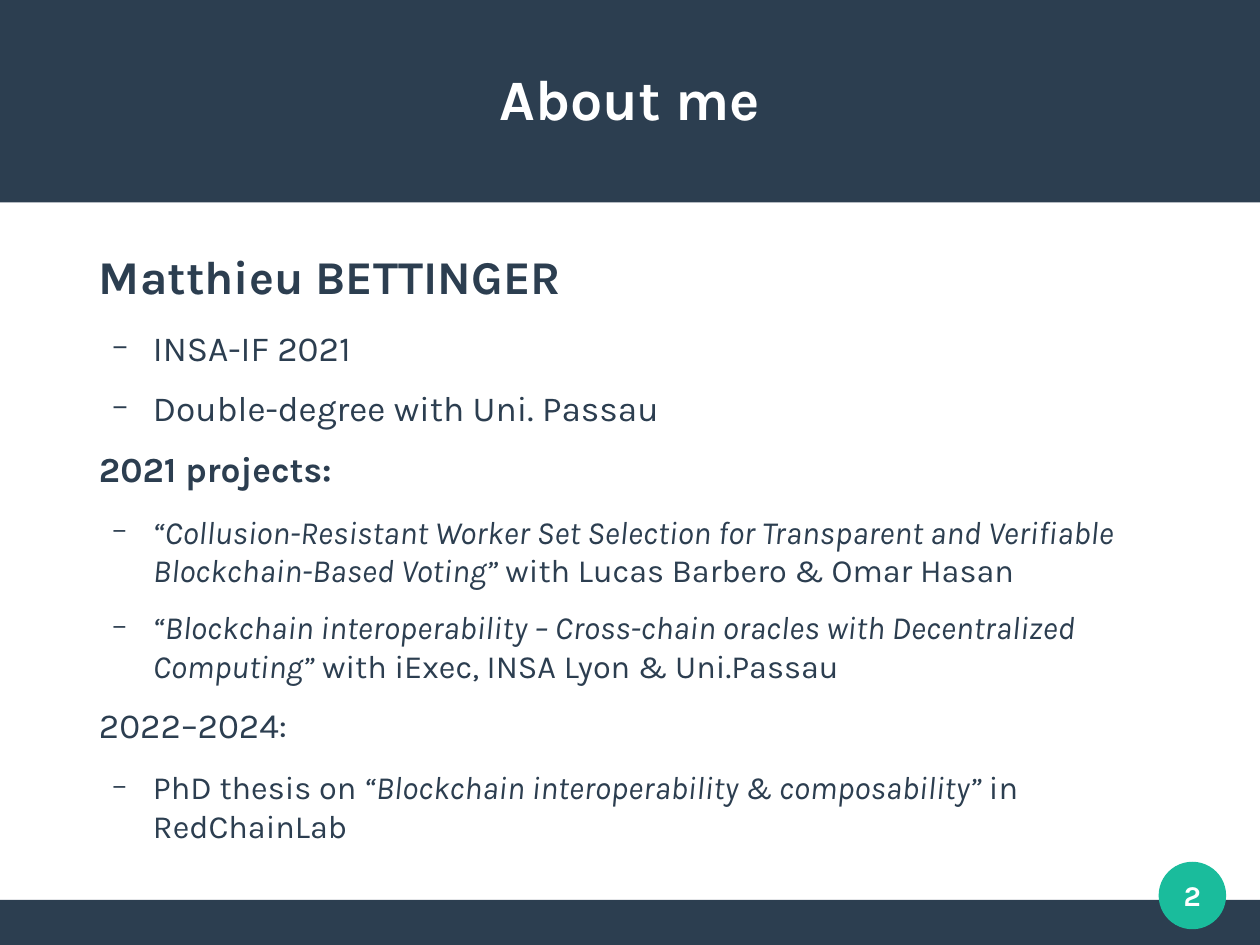
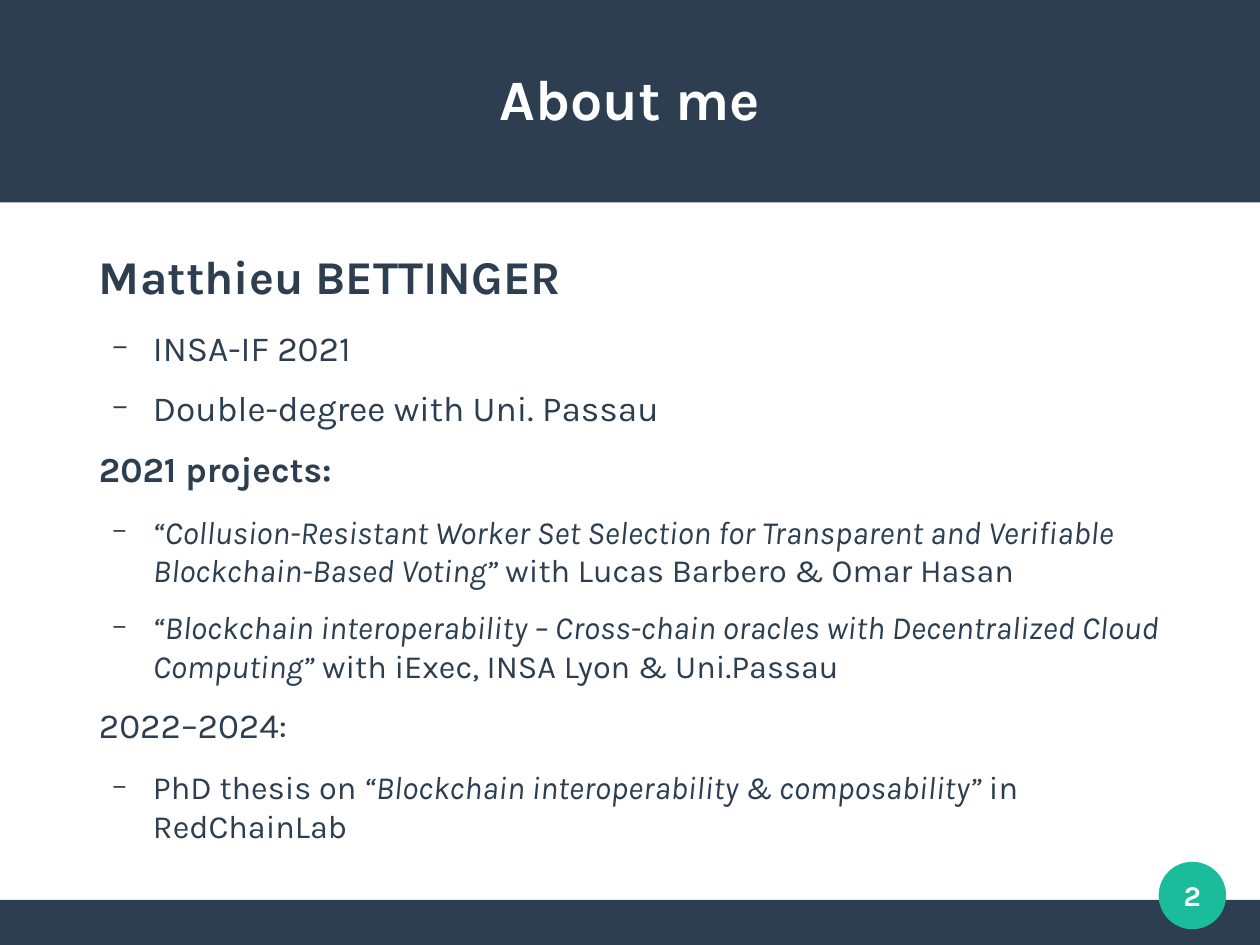
Before and after one commit to mbettinger/OT4-Lecture, a slide deck: slide 2 of Presentation - Intro.odp. Drawn at 1260x945 pixels with LibreOffice and Linux fonts; fonts in the diff are those of the drawing. Boxes give left, top, right and bottom in pixels: in the first picture for what was removed or moved away, otherwise in the second. Text is boxed around its words. In the diff, an @@ line names an element or a change of style, - is before the commit and + after.

Commit message:
iExec details

```diff
--- a/Presentation - Intro.odp
+++ b/Presentation - Intro.odp
@@ text at [153, 616, 1159, 686]: text changed @@
-  − “Blockchain interoperability – Cross-chain oracles with Decentralized Computing” with iExec, INSA Lyon & Uni.Passau
+  − “Blockchain interoperability – Cross-chain oracles with Decentralized Cloud Computing” with iExec, INSA Lyon & Uni.Passau
```
Also in this commit, not shown: 1 other slide changed, 8 other files.
